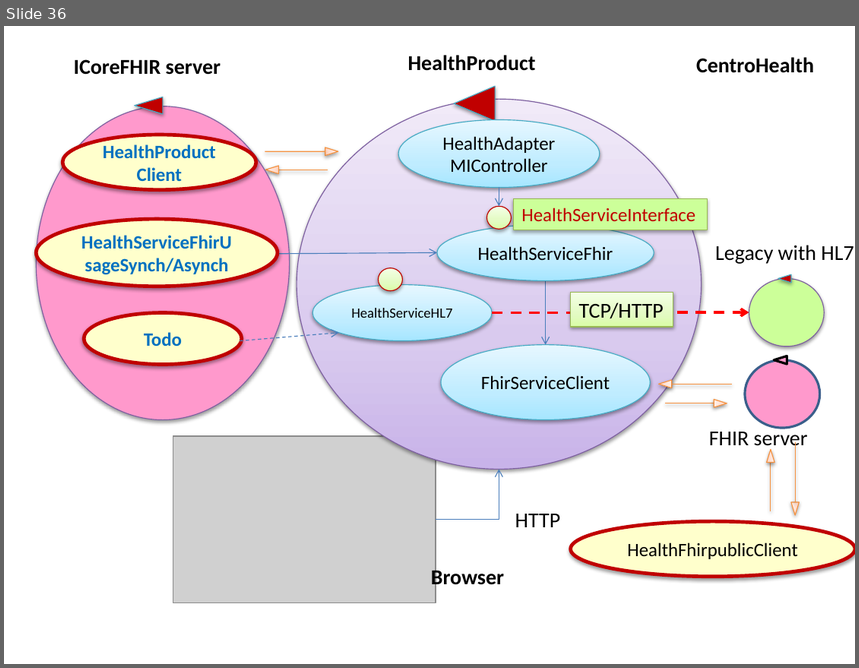
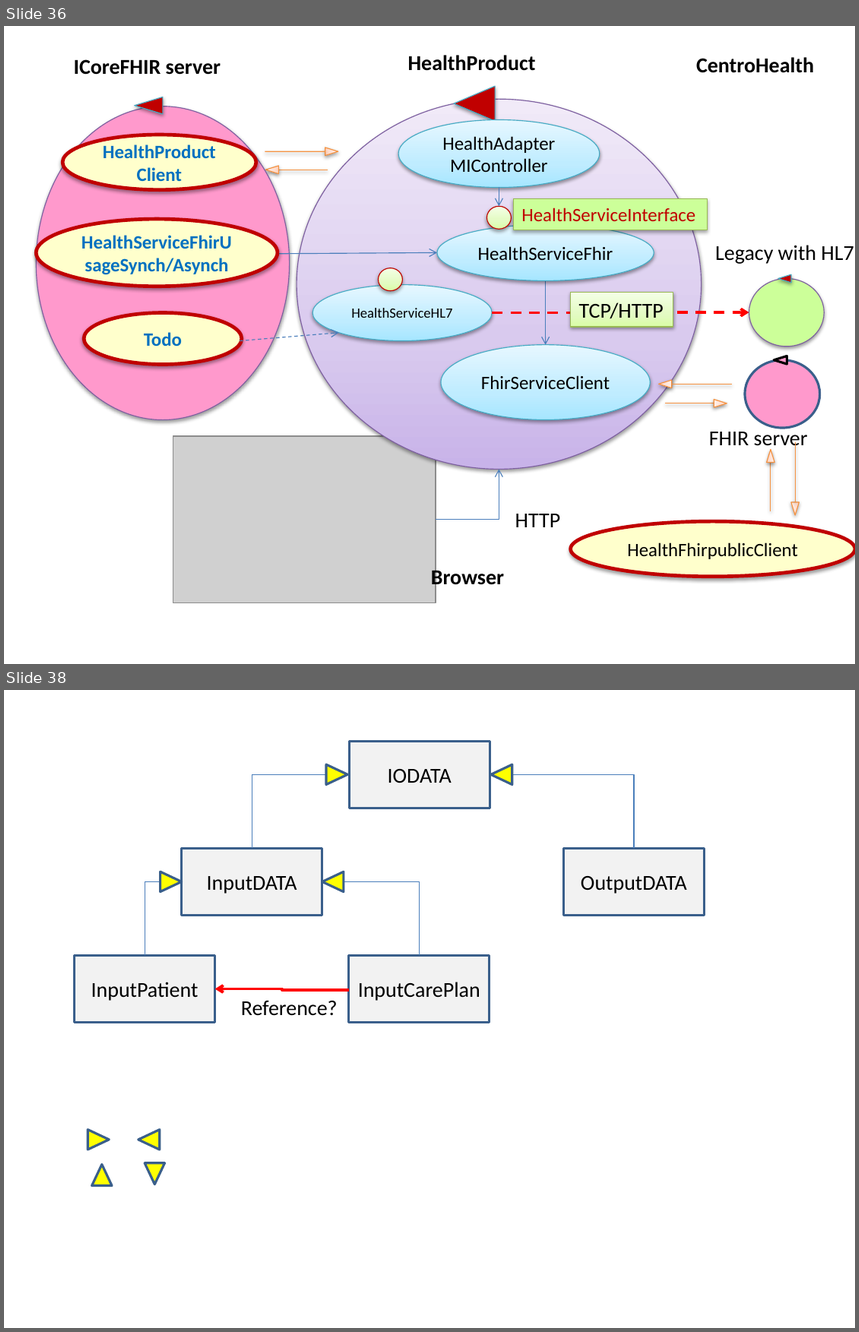
Before and after one commit to anatali/natMaterial, a slide deck: health/userDocs/UniboFigs.pptx. Shown one above the other, each under a label of ours: slide 36 before the commit, slides 36 and 38 after it; the slides between them are not shown. The pictures are 859x668 and 859x1332 pixels, drawn with LibreOffice and Linux fonts; fonts in the diff are those of the drawing; grey boxes stand for pictures. Boxes give left, top, right and bottom in pixels: in the first picture for what was removed or moved away, otherwise in the second. Text is boxed around its words. In the diff, an @@ line names an element or a change of style, - is before the commit and + after.

```diff
--- a/health/userDocs/UniboFigs.pptx
+++ b/health/userDocs/UniboFigs.pptx
@@ slide 38 added at <box>4,690,855,1328</box>, background #FFFFFF @@
@@ rectangle added at <box>350,741,490,809</box>, fill #F2F2F2, outline #3A5F8C 2 pt, 18 pt, text #000000 @@
+IODATA
@@ elbow arrow added from (252, 848) to (350, 774), #4B7EBC 0.75 pt @@
@@ triangle added at <box>326,764,348,785</box>, fill #FFFF00, outline #3A5F8C 2 pt @@
@@ elbow arrow added from (634, 848) to (490, 774), #4B7EBC 0.75 pt @@
@@ triangle added at <box>491,764,512,785</box>, fill #FFFF00, outline #3A5F8C 2 pt @@
@@ rectangle added at <box>182,848,322,916</box>, fill #F2F2F2, outline #3A5F8C 2 pt, 18 pt, text #000000 @@
+InputDATA
@@ rectangle added at <box>563,848,704,916</box>, fill #F2F2F2, outline #3A5F8C 2 pt, 18 pt, text #000000 @@
+OutputDATA
@@ triangle added at <box>161,872,182,892</box>, fill #FFFF00, outline #3A5F8C 2 pt @@
@@ triangle added at <box>322,872,344,892</box>, fill #FFFF00, outline #3A5F8C 2 pt @@
@@ elbow arrow added from (145, 955) to (182, 882), #4B7EBC 0.75 pt @@
@@ elbow arrow added from (420, 955) to (322, 882), #4B7EBC 0.75 pt @@
@@ rectangle added at <box>75,955,215,1023</box>, fill #F2F2F2, outline #3A5F8C 2 pt, 18 pt, text #000000 @@
+InputPatient
@@ rectangle added at <box>349,955,489,1023</box>, fill #F2F2F2, outline #3A5F8C 2 pt, 18 pt, text #000000 @@
+InputCarePlan
@@ elbow arrow added from (349, 990) to (215, 989), #FF0000 2.25 pt @@
@@ text added at <box>241,1000,338,1016</box>, 18 pt, text #000000 @@
+Reference?
@@ triangle added at <box>88,1129,109,1150</box>, fill #FFFF00, outline #3A5F8C 2 pt @@
@@ triangle added at <box>139,1129,161,1150</box>, fill #FFFF00, outline #3A5F8C 2 pt @@
@@ triangle added at <box>91,1165,112,1186</box>, fill #FFFF00, outline #3A5F8C 2 pt @@
@@ triangle added at <box>145,1163,165,1185</box>, fill #FFFF00, outline #3A5F8C 2 pt @@
```
Also in this commit, not shown: 1 other slide added, 55 other files.
